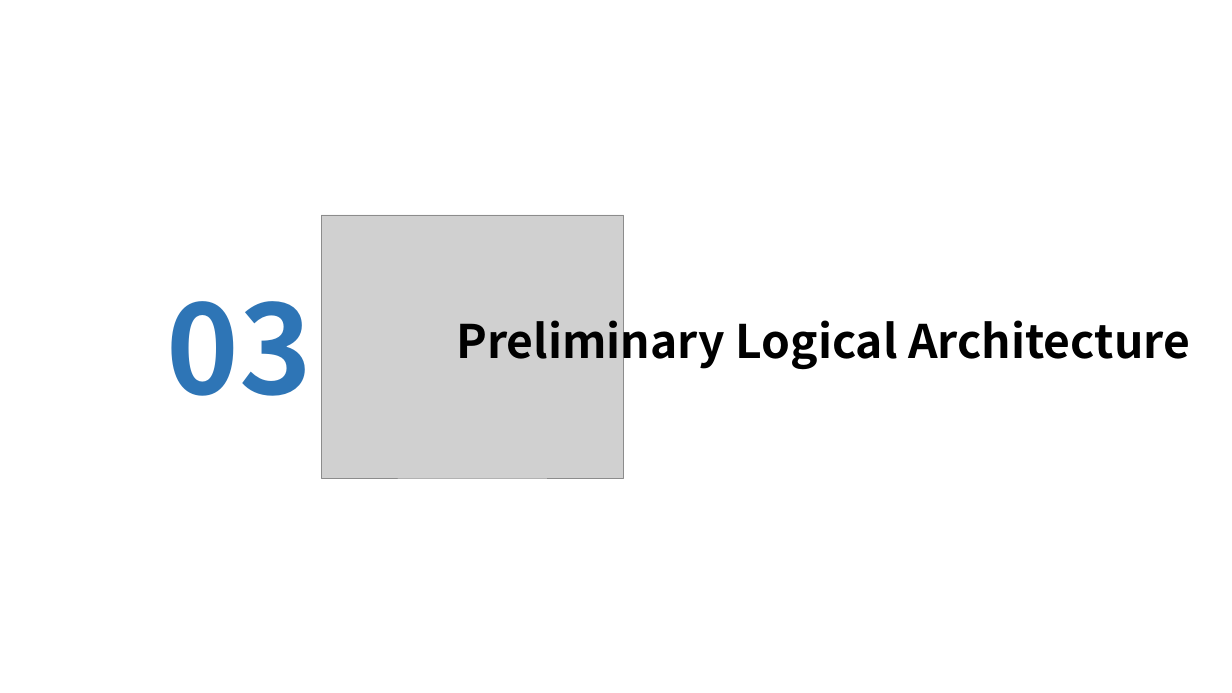
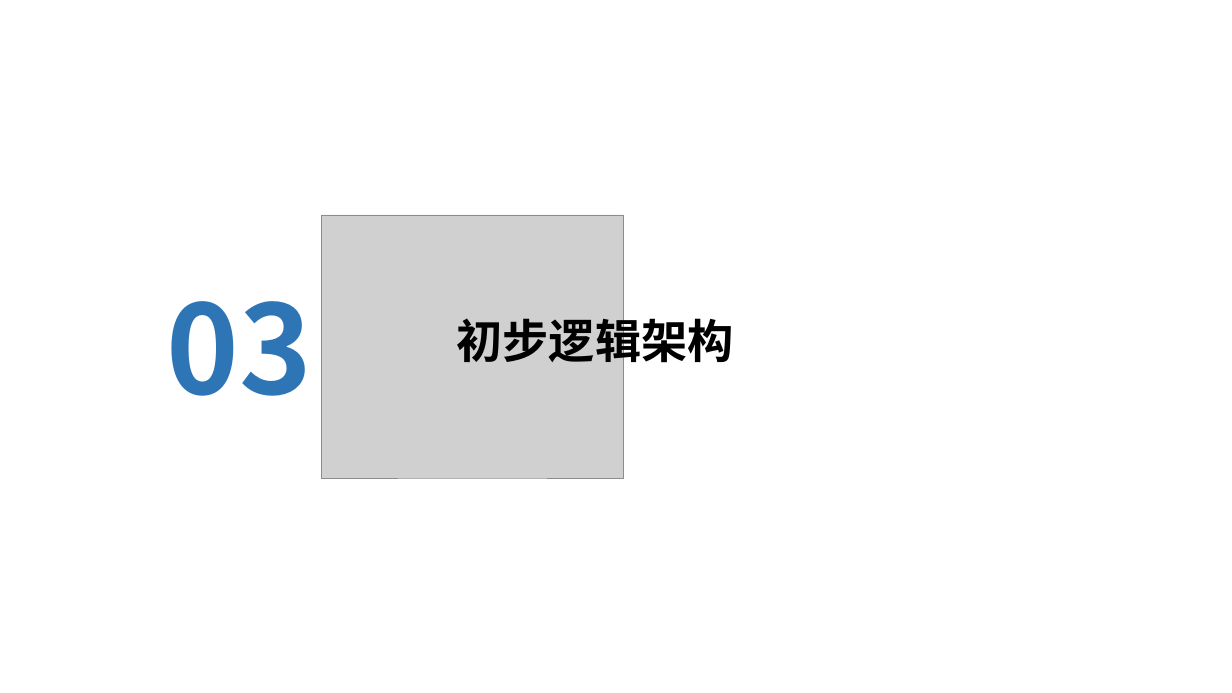
Before and after one commit to Yuen647/Momento, a slide deck: slide 10 of proposal-doc/12组-Momento.pptx. Drawn at 1232x693 pixels with LibreOffice and Linux fonts; fonts in the diff are those of the drawing; grey boxes stand for pictures; background and template pictures are left out. Boxes give left, top, right and bottom in pixels: in the first picture for what was removed or moved away, otherwise in the second. Text is boxed around its words. In the diff, an @@ line names an element or a change of style, - is before the commit and + after.

```diff
--- a/proposal-doc/12组-Momento.pptx
+++ b/proposal-doc/12组-Momento.pptx
@@ text at (x1=456, y1=311, x2=733, y2=370): text changed @@
-Preliminary Logical Architecture
+初步逻辑架构
```
Also in this commit, not shown: 7 other slides changed, 14 slides added, 12 slides removed, 19 other files.
